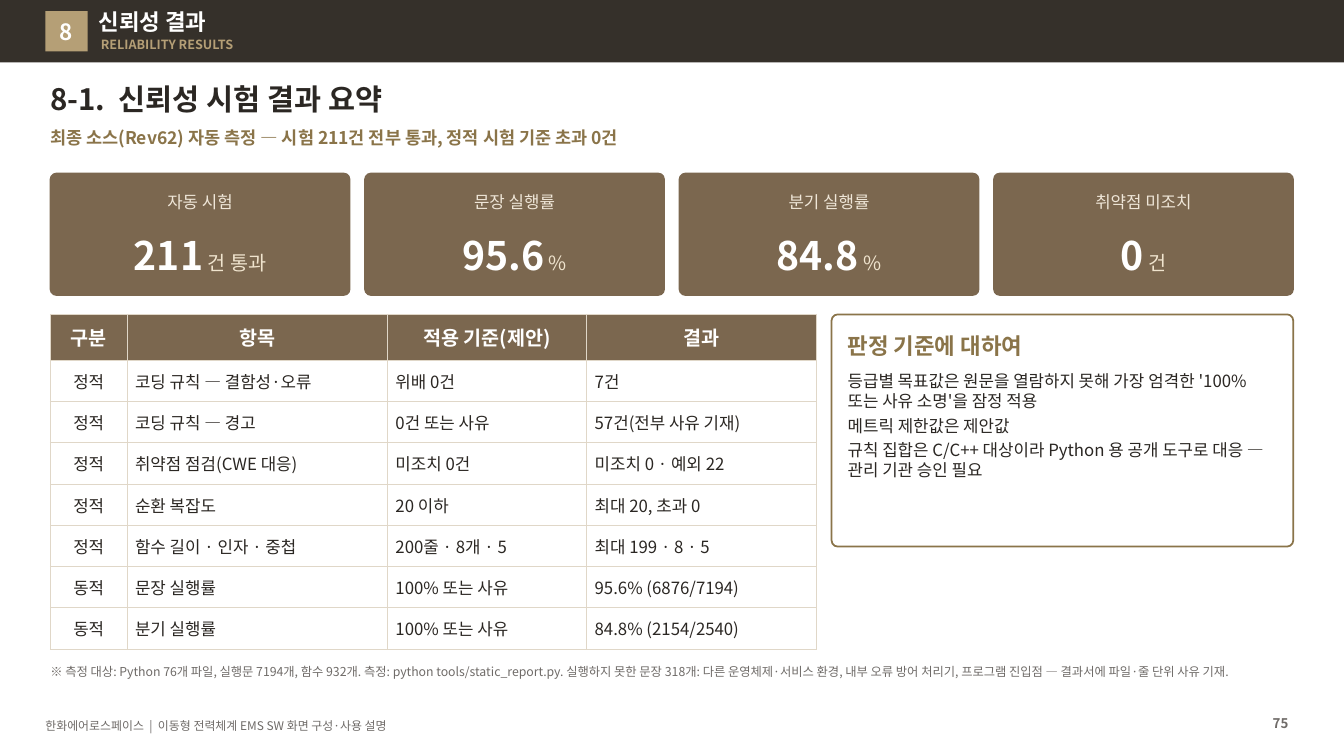
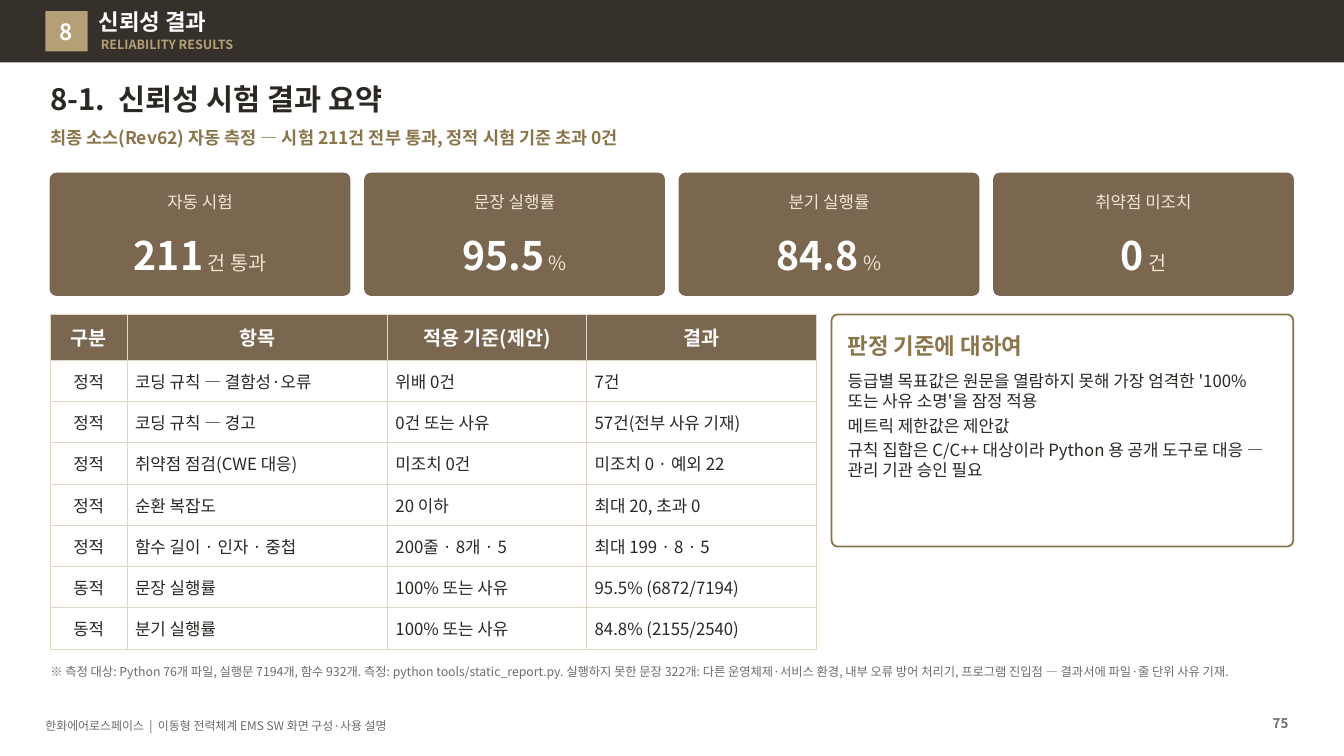
Before and after one commit to byunjd112-hue/headroom, a slide deck: slide 75 of mobile_ems/docs/out/IFPS_EMS_SW_화면구성_사용설명_보고자료_Rev62.pptx. Drawn at 1344x756 pixels with LibreOffice and Linux fonts; fonts in the diff are those of the drawing. Boxes give left, top, right and bottom in pixels: in the first picture for what was removed or moved away, otherwise in the second. Text is boxed around its words. In the diff, an @@ line names an element or a change of style, - is before the commit and + after.

```diff
--- a/mobile_ems/docs/out/IFPS_EMS_SW_화면구성_사용설명_보고자료_Rev62.pptx
+++ b/mobile_ems/docs/out/IFPS_EMS_SW_화면구성_사용설명_보고자료_Rev62.pptx
@@ text at [462,240,544,271]: text changed @@
-95.6 %
+95.5 %
@@ table at [50,315,817,642] @@
-row 7, column 4: 95.6% (6876/7194)
+row 7, column 4: 95.5% (6872/7194)
-row 8, column 4: 84.8% (2154/2540)
+row 8, column 4: 84.8% (2155/2540)
@@ text at [65,666,1229,679]: text changed @@
-※ 측정 대상: Python 76개 파일, 실행문 7194개, 함수 932개. 측정: python tools/static_report.py. 실행하지 못한 문장 318개: 다른 운영체제·서비스 환경, 내부 오류 방어 처리기, 프로그램 진입점 — 결과서에 파일·줄 단위 사유 기재.
+※ 측정 대상: Python 76개 파일, 실행문 7194개, 함수 932개. 측정: python tools/static_report.py. 실행하지 못한 문장 322개: 다른 운영체제·서비스 환경, 내부 오류 방어 처리기, 프로그램 진입점 — 결과서에 파일·줄 단위 사유 기재.
```
Also in this commit, not shown: 4 other slides changed, 21 other files.
